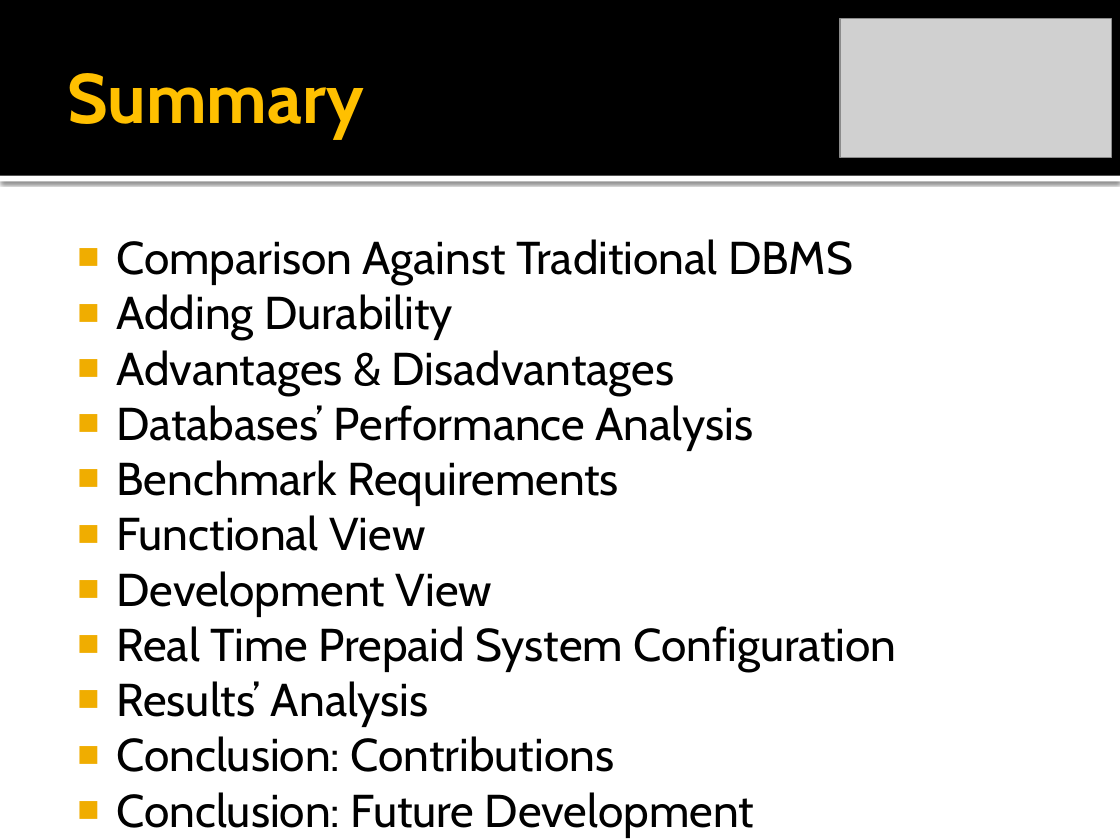
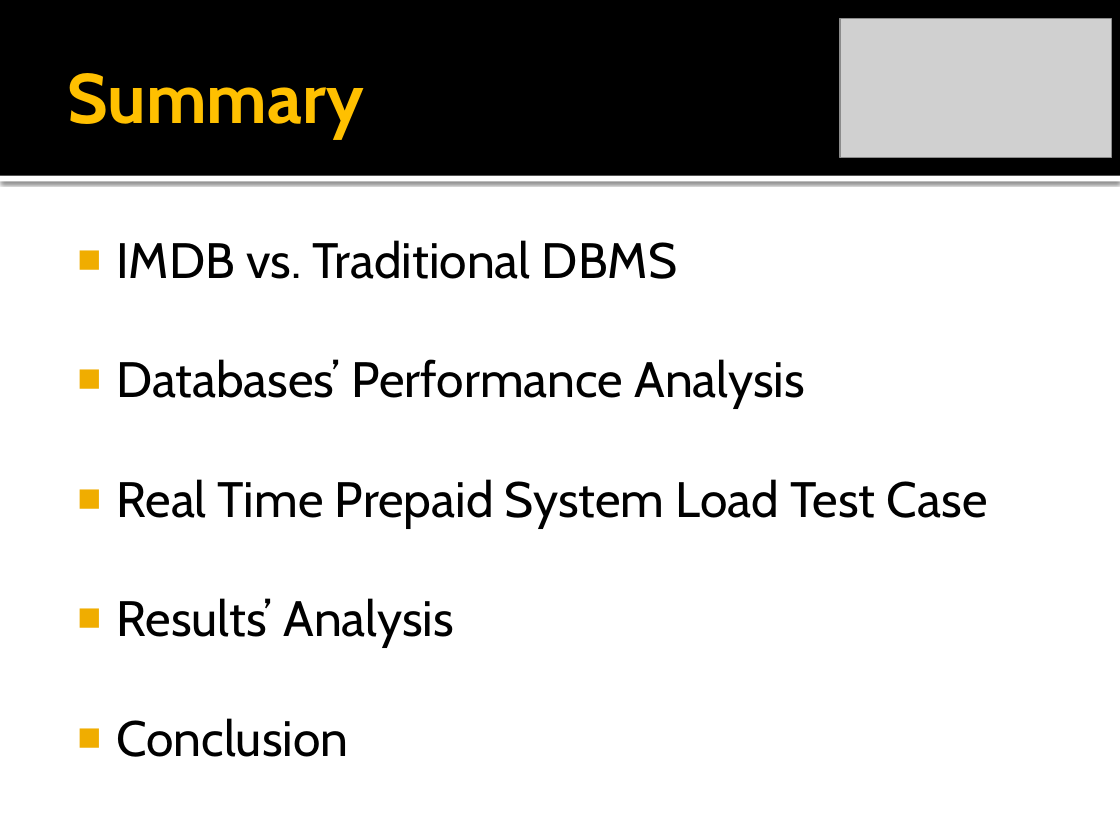
Before and after one commit to rickilama54/portable-db-bench, a slide deck: slide 4 of tesi/presentazione/Barbagallo-IMDB.pptx. Drawn at 1120x840 pixels with LibreOffice and Linux fonts; fonts in the diff are those of the drawing; grey boxes stand for pictures. Boxes give left, top, right and bottom in pixels: in the first picture for what was removed or moved away, otherwise in the second. Text is boxed around its words. In the diff, an @@ line names an element or a change of style, - is before the commit and + after.

```diff
--- a/tesi/presentazione/Barbagallo-IMDB.pptx
+++ b/tesi/presentazione/Barbagallo-IMDB.pptx
@@ text at bbox=[116, 240, 677, 279]: text changed; size 29.6 to 32 pt @@
-■ Comparison Against Traditional DBMS
-■ Adding Durability
-■ Advantages & Disadvantages
+■ IMDB vs. Traditional DBMS
@@ text at bbox=[116, 359, 805, 647]: size 29.6 to 32 pt in "Databases’ Performance Analysis", "Results’ Analysis" @@
@@ text at bbox=[116, 479, 988, 527]: text changed; size 29.6 to 32 pt @@
-■ Benchmark Requirements
-■ Functional View
-■ Development View
-■ Real Time Prepaid System Configuration
+■ Real Time Prepaid System Load Test Case
@@ text at bbox=[116, 718, 348, 757]: text changed; size 29.6 to 32 pt @@
-■ Conclusion: Contributions
-■ Conclusion: Future Development
+■ Conclusion
```
Also in this commit, not shown: 8 other slides changed, 4 slides added, 1 slide removed.
